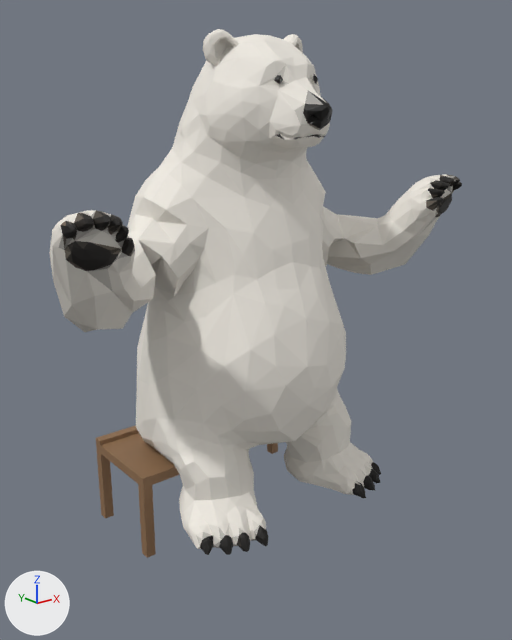
Before and after pictures for a commit that changed the glTF model assets/models/polar-bear/polar-bear.rig.glb.
Camera for both pictures: a 50 mm lens placed at (-0.846, -1.098, 0.888), pointed at (0.01, -0.028, 0.461). Arrows for +X, +Y and +Z are at lower left; the lights stay in place. The picture after the commit comes second. Vertices at exactly the same position are counted once.

In view in the first picture: 'Polar Bear.001', 'bench'.
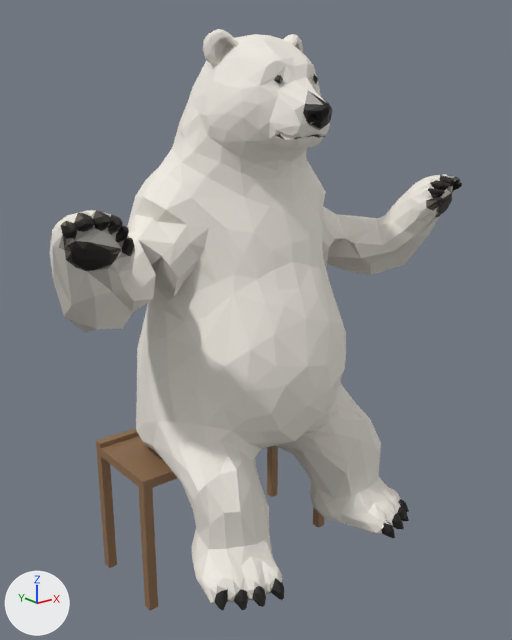
The newer file is also turned or shifted as a whole; pictures and numbers use the older file's frame.

Location of each change, (x1, y1, x2, y2) in pixels of the pictures (512 x 640 px; the box of a moved part takes in the faces that stretch with it):
'Polar Bear.001', reshaped (10% taller)
    before: (49, 29, 462, 555)
    after: (49, 29, 462, 610)
'bench', reshaped
    before: (96, 425, 278, 558)
    after: (96, 428, 324, 611)
part 1 of me_bench, moved or reshaped
    before: (97, 443, 278, 558)
    after: (97, 446, 324, 611)
part 2 of me_bench, moved or reshaped
    before: (96, 425, 180, 488)
    after: (96, 428, 177, 491)
part 3 of me_polar_bear, moved or reshaped
    before: (136, 306, 381, 555)
    after: (136, 306, 409, 610)

What changed in the scene script:
```text
Change me_bench:
    used by ob_bench; location = (0.0, 0.0, 0.0)
    remove me_bench.from_pydata(...)  # 42 vertices, 72 faces; spans x -0.25..0.25, y 0.0..0.2, z 0.0..0.19
    add me_bench.from_pydata(...)  # 42 vertices, 72 faces; spans x -0.25..0.25, y 0.0..0.2, z -0.129..0.183
    me_bench part 1: all 16 vertices in x -0.25..0.25, y 0.0..0.2, z 0.0 are moved by (0.0, 0.0, -0.129)
    me_bench part 2: all 26 vertices in x -0.25..0.25, y 0.0..0.2, z 0.16..0.19 are moved by (0.0, 0.0, -0.007)
Change me_polar_bear:
    used by ob_polar_bear_001; location = (0.0, 0.0, 0.0)
    remove me_polar_bear.from_pydata(...)  # 1578 vertices, 3134 faces; spans x -0.451..0.45, y -0.237..0.242, z 0.1..1.0
    add me_polar_bear.from_pydata(...)  # 1578 vertices, 3134 faces; spans x -0.451..0.45, y -0.304..0.242, z 0.034..1.0
    me_polar_bear part 3: 518 of 1578 vertices moved; they spanned x -0.235..0.236, y -0.237..0.222, z 0.1..0.437 and now span x -0.253..0.254, y -0.304..0.222, z 0.034..0.436; mean shift (0.0, -0.05, -0.042); largest move (0.192, -0.211, 0.105) -> (0.21, -0.278, 0.039)
```
